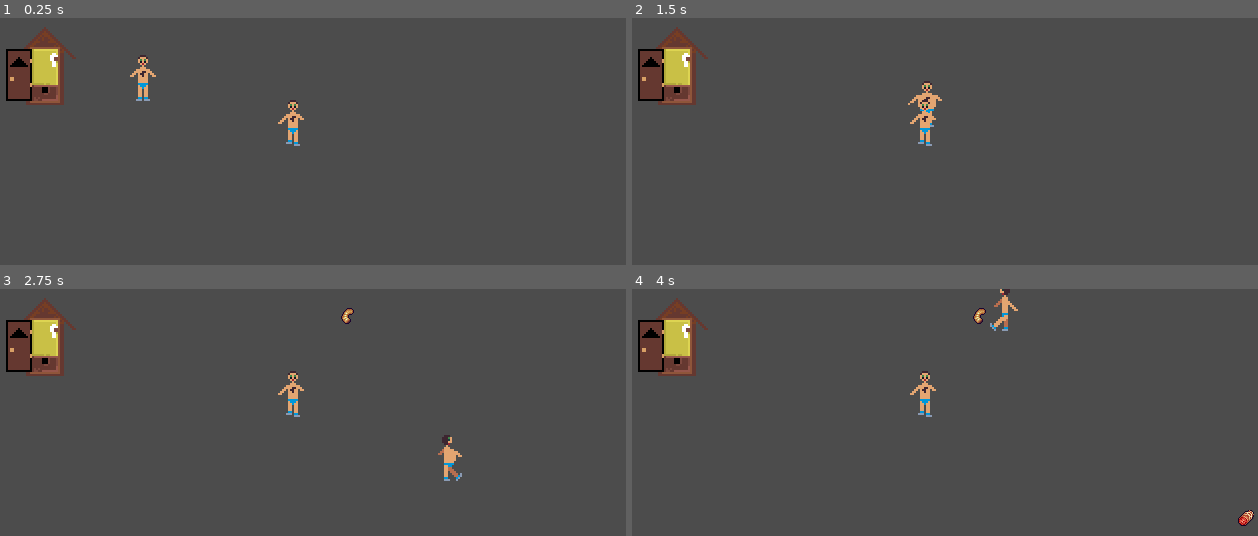
Above: before the commit, frames 1-4 (two rows, left to right).
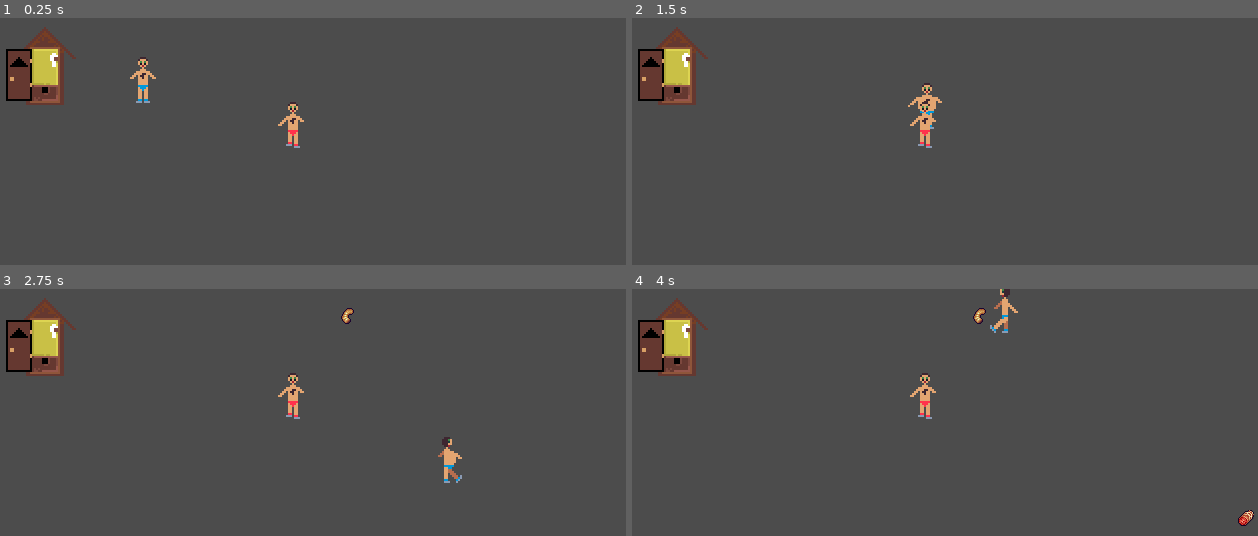
Above: after the commit, the same moments.

Repository: WhatevLD/ld41720
Game: Godot game, scene res://Root.tscn
Two runs of this game, one before a commit and one after it. Both use one fixed random seed, a clock stepped at 60 frames per second and the inputs below.
Inputs:
- Up to frame 1 (0.25 s): no input
- Up to frame 2 (1.5 s): tap Enter at 0.5 s; hold Right (ui_right) 0.53-1.28 s; hold F (ToggleFat) 0.53-1.28 s; hold Down (ui_down) from 1.28 s (still down); tap F (ToggleFat) at 1.35 s
- Up to frame 3 (2.75 s): release Down (ui_down) at 2.03 s; hold Right (ui_right) from 2.03 s (still down); hold F (ToggleFat) from 2.03 s (still down)
- Up to frame 4 (4 s): release Right (ui_right) at 2.78 s; release F (ToggleFat) at 2.78 s; hold Up (ui_up) 2.78-3.53 s; tap F (ToggleFat) at 2.85 s; hold Left (ui_left) from 3.53 s (still down); hold F (ToggleFat) from 3.53 s (still down)

The runs differ from the first frame. In frame 1, 0.4% of the frame differs, in the area x 20-49%, y 14-53%; in frame 2, 0.3%; in frame 3, 0.4%; in frame 4, 0.4%.

Commit message:
Setup shader to change pance

Diff:
--- a/Entities/NPC/NPC.gd
+++ b/Entities/NPC/NPC.gd
@@ -1,14 +1,36 @@
 extends KinematicBody2D
 
 
-# Declare member variables here. Examples:
-# var a = 2
-# var b = "text"
-
+var colorShader
 
 # Called when the node enters the scene tree for the first time.
 func _ready():
-	pass # Replace with function body.
+	var changeColor = """
+shader_type canvas_item;
+
+uniform vec3 pants_color = vec3(1, .2, .3);
+const vec4 base_pants = vec4(0, 0.6, .85882, 1);
+
+void fragment() {
+	COLOR = texture(TEXTURE,UV); // Get current color of pixel
+
+	vec4 diff = COLOR - base_pants;
+	if (abs(length(diff)) < 0.01) {
+		COLOR.rgb = pants_color
+	}
+}"""
+
+	var colorShader = Shader.new()
+	colorShader.code = changeColor
+	var materialShader = ShaderMaterial.new()
+	materialShader.shader = colorShader
+	var sprite = get_node("Sprite")
+	sprite.material = materialShader
+
+
+
+
+
 
 
 # Called every frame. 'delta' is the elapsed time since the previous frame.
--- a/Entities/Player/Player.gd
+++ b/Entities/Player/Player.gd
@@ -31,8 +31,10 @@
 var state = State.MOVING
 
 func _ready():
+	var sprite = self.get_node("Sprite")
 	var _err = self.get_node("Area2D").connect("area_entered", self, "_on_Area2D_area_entered")
-	_err = self.get_node("Sprite").connect("animation_finished", self, "_on_Sprite_animation_finished")
+	_err = sprite.connect("animation_finished", self, "_on_Sprite_animation_finished")
+	#sprite.material.set_shader_param("pants_color", Vector3(1, 0, 0))
 
 func _input(event):
 	if event.is_action_pressed("ToggleFat"):
--- a/Entities/Player/Player.tscn
+++ b/Entities/Player/Player.tscn
@@ -1,10 +1,12 @@
-[gd_scene load_steps=4 format=2]
+[gd_scene load_steps=5 format=2]
 
 [ext_resource path="res://Entities/ManAnimations.tscn" type="PackedScene" id=1]
 
 [sub_resource type="CapsuleShape2D" id=1]
 radius = 3.9778
 height = 1.57697
+
+[sub_resource type="ShaderMaterial" id=4]
 
 [sub_resource type="CapsuleShape2D" id=2]
 radius = 5.15279
@@ -17,6 +19,8 @@
 shape = SubResource( 1 )
 
 [node name="Sprite" parent="." instance=ExtResource( 1 )]
+material = SubResource( 4 )
+position = Vector2( 0, 1 )
 
 [node name="Area2D" type="Area2D" parent="."]
 
--- a/project.godot
+++ b/project.godot
@@ -34,7 +34,6 @@
 "events": [ Object(InputEventKey,"resource_local_to_scene":false,"resource_name":"","device":0,"alt":false,"shift":false,"control":false,"meta":false,"command":false,"pressed":false,"scancode":16777231,"unicode":0,"echo":false,"script":null)
 , Object(InputEventJoypadButton,"resource_local_to_scene":false,"resource_name":"","device":0,"button_index":14,"pressure":0.0,"pressed":false,"script":null)
 , Object(InputEventJoypadMotion,"resource_local_to_scene":false,"resource_name":"","device":0,"axis":0,"axis_value":-1.0,"script":null)
-, Object(InputEventKey,"resource_local_to_scene":false,"resource_name":"","device":0,"alt":false,"shift":false,"control":false,"meta":false,"command":false,"pressed":false,"scancode":65,"unicode":0,"echo":false,"script":null)
  ]
 }
 ui_right={
@@ -42,7 +41,6 @@
 "events": [ Object(InputEventKey,"resource_local_to_scene":false,"resource_name":"","device":0,"alt":false,"shift":false,"control":false,"meta":false,"command":false,"pressed":false,"scancode":16777233,"unicode":0,"echo":false,"script":null)
 , Object(InputEventJoypadButton,"resource_local_to_scene":false,"resource_name":"","device":0,"button_index":15,"pressure":0.0,"pressed":false,"script":null)
 , Object(InputEventJoypadMotion,"resource_local_to_scene":false,"resource_name":"","device":0,"axis":0,"axis_value":1.0,"script":null)
-, Object(InputEventKey,"resource_local_to_scene":false,"resource_name":"","device":0,"alt":false,"shift":false,"control":false,"meta":false,"command":false,"pressed":false,"scancode":68,"unicode":0,"echo":false,"script":null)
  ]
 }
 ui_up={
@@ -50,7 +48,6 @@
 "events": [ Object(InputEventKey,"resource_local_to_scene":false,"resource_name":"","device":0,"alt":false,"shift":false,"control":false,"meta":false,"command":false,"pressed":false,"scancode":16777232,"unicode":0,"echo":false,"script":null)
 , Object(InputEventJoypadButton,"resource_local_to_scene":false,"resource_name":"","device":0,"button_index":12,"pressure":0.0,"pressed":false,"script":null)
 , Object(InputEventJoypadMotion,"resource_local_to_scene":false,"resource_name":"","device":0,"axis":1,"axis_value":-1.0,"script":null)
-, Object(InputEventKey,"resource_local_to_scene":false,"resource_name":"","device":0,"alt":false,"shift":false,"control":false,"meta":false,"command":false,"pressed":false,"scancode":87,"unicode":0,"echo":false,"script":null)
  ]
 }
 ui_down={
@@ -58,7 +55,6 @@
 "events": [ Object(InputEventKey,"resource_local_to_scene":false,"resource_name":"","device":0,"alt":false,"shift":false,"control":false,"meta":false,"command":false,"pressed":false,"scancode":16777234,"unicode":0,"echo":false,"script":null)
 , Object(InputEventJoypadButton,"resource_local_to_scene":false,"resource_name":"","device":0,"button_index":13,"pressure":0.0,"pressed":false,"script":null)
 , Object(InputEventJoypadMotion,"resource_local_to_scene":false,"resource_name":"","device":0,"axis":1,"axis_value":1.0,"script":null)
-, Object(InputEventKey,"resource_local_to_scene":false,"resource_name":"","device":0,"alt":false,"shift":false,"control":false,"meta":false,"command":false,"pressed":false,"scancode":83,"unicode":0,"echo":false,"script":null)
  ]
 }
 ToggleFat={
